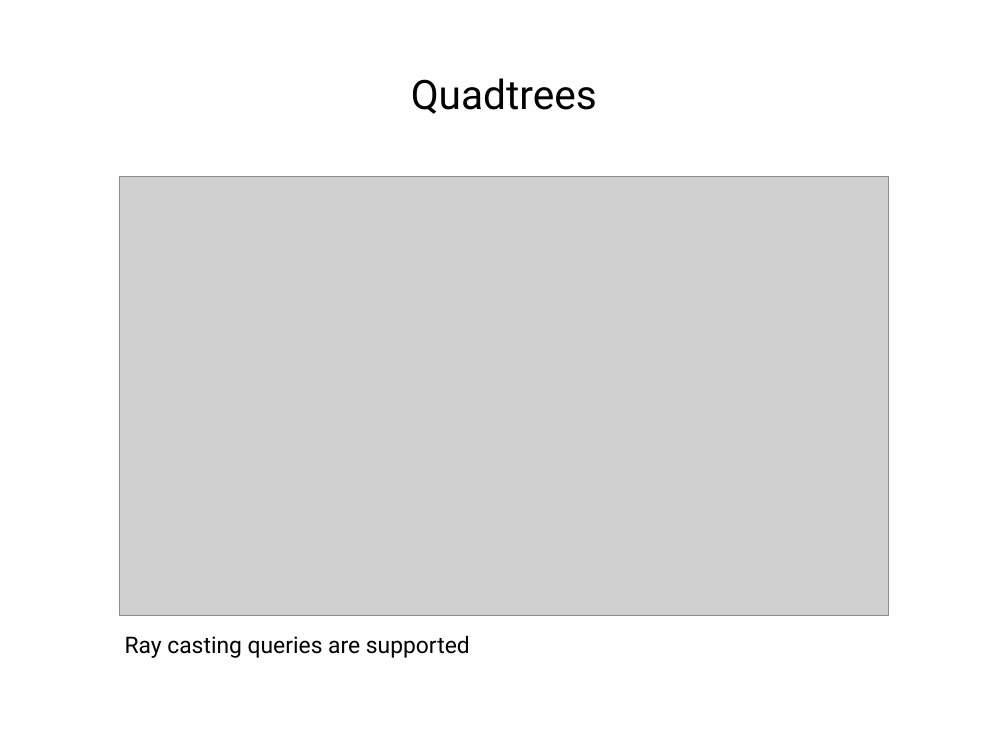
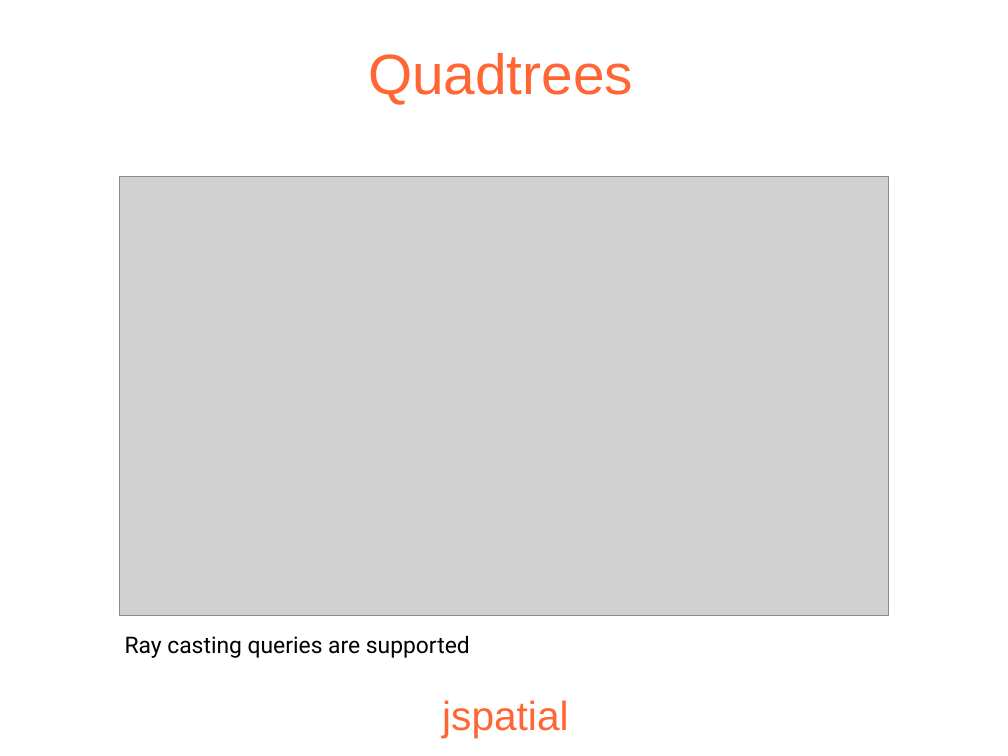
Before and after one commit to JogAmp/jogamp.org, a slide deck: slide 10 of doc/siggraph2013/bof/mark/jspatial.odp (slide 12 before the commit). Drawn at 1008x756 pixels with LibreOffice and Linux fonts; fonts in the diff are those of the drawing; grey boxes stand for pictures; background and template pictures are left out. Boxes give left, top, right and bottom in pixels: in the first picture for what was removed or moved away, otherwise in the second. Text is boxed around its words. In the diff, an @@ line names an element or a change of style, - is before the commit and + after.

```diff
--- a/doc/siggraph2013/bof/mark/jspatial.odp
+++ b/doc/siggraph2013/bof/mark/jspatial.odp
@@ title "Quadtrees": place and size @@
-title "Quadtrees" at [411, 78, 597, 114]
+title "Quadtrees" at [368, 53, 633, 105]
@@ title "Quadtrees" at [368, 53, 633, 105]: size 32 to 44.7 pt, font Roboto to Arial, text colour #000000 to #FF6633 @@
@@ title added at [442, 700, 568, 737], 32 pt, text #FF6633 @@
+jspatial
```
Also in this commit, not shown: 18 other slides changed, 1 slide added, 19 slides removed, 1 other file.
